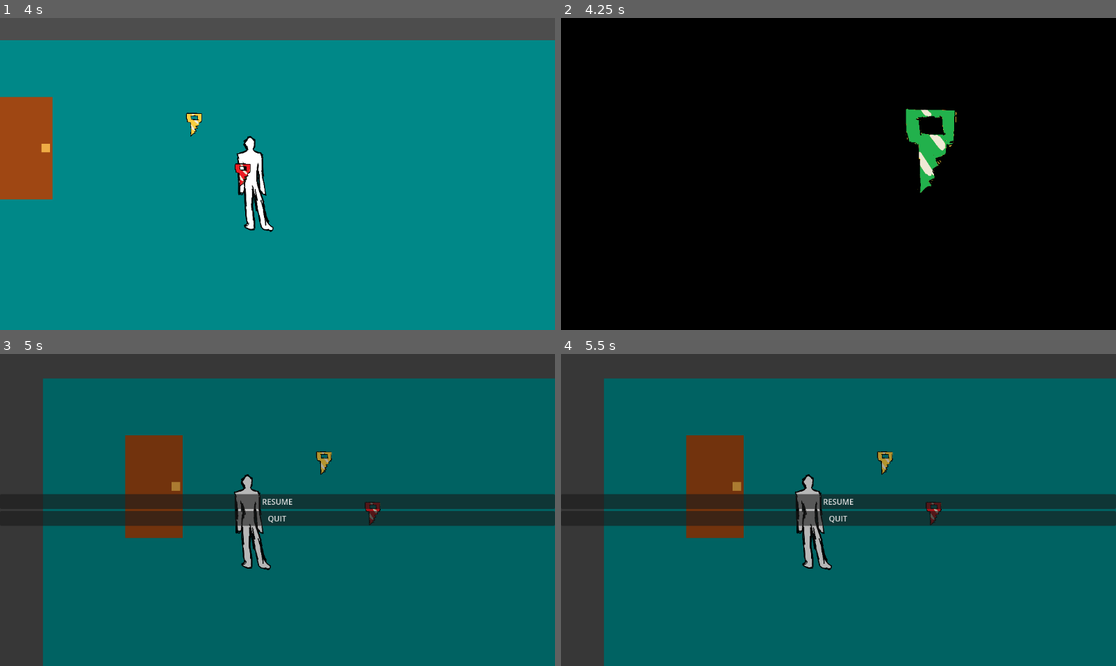
Above: before the commit, frames 1-4 (two rows, left to right).
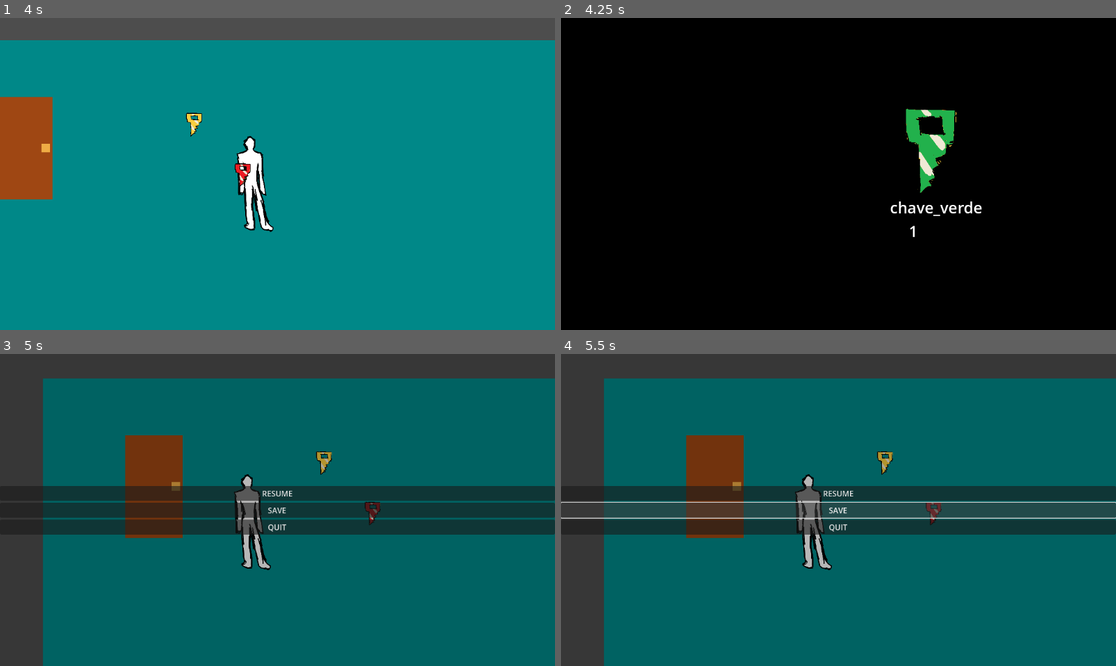
Above: after the commit, the same moments.

Repository: ThiagoAndradeFerraz/Prototype2024
Game: Godot game, scene res://levels/tests/test1.tscn
Two runs of this game, one before a commit and one after it. Both use one fixed random seed, a clock stepped at 60 frames per second and the inputs below. The project has no main scene, so this scene is started directly.
Inputs (mouse positions are in pixels of both pictures, inside the frame that each line leads up to):
- Up to frame 1 (4 s): tap Enter (select) at 0.5, 1.35, 2.85 s; hold D (move_right) 0.53-1.28 s; hold Enter (select) 0.53-1.28 s; tap E (action) at 0.6, 1.55, 2.1, 3.05, 3.6 s; hold S (move_down) 1.28-2.03 s; hold D (move_right) 2.03-2.78 s; hold Enter (select) 2.03-2.78 s; hold W (move_up) 2.78-3.53 s; hold A (move_left) from 3.53 s (still down); hold Enter (select) from 3.53 s (still down)
- Up to frame 2 (4.25 s): keep holding A (move_left); keep holding Enter (select); tap T (open_inventory) at 4.15 s
- Up to frame 3 (5 s): keep holding A (move_left); release Enter (select) at 4.28 s; tap Enter (select) at 4.35 s; tap E (action) at 4.55 s; tap Escape (pause) at 4.9 s
- Up to frame 4 (5.5 s): release A (move_left) at 5 s; click (838, 510) at 5 s, where only the run after the commit has a clickable "SAVE"

Frame 1 is identical in both runs. In frame 2, 0.3% of the frame differs, in the area x 59-76%, y 58-71%; in frame 3, 6.8%; in frame 4, 7.1%, in the area x 0-100%, y 42-58%.

Commit message:
colocando quantidade de itens no inventario

Diff:
--- a/UI/Inventory/inventory_ui.tscn
+++ b/UI/Inventory/inventory_ui.tscn
@@ -1,6 +1,7 @@
-[gd_scene load_steps=2 format=3 uid="uid://bjbbngpwsk3i6"]
+[gd_scene load_steps=3 format=3 uid="uid://bjbbngpwsk3i6"]
 
 [ext_resource type="Script" path="res://UI/Inventory/scripts/inventory_ui.gd" id="1_rcolq"]
+[ext_resource type="Texture2D" uid="uid://dinur4w1d1i8s" path="res://collectibles/key1/sprites/key1_inv.png" id="2_ermup"]
 
 [node name="inventory_ui" type="CanvasLayer"]
 process_mode = 3
@@ -40,6 +41,7 @@
 [node name="Sprite2D" type="Sprite2D" parent="inventoy_control/control_img_left"]
 position = Vector2(48, 124)
 scale = Vector2(0.155406, 0.155406)
+texture = ExtResource("2_ermup")
 
 [node name="control_img_center" type="Control" parent="inventoy_control"]
 layout_mode = 1
@@ -51,13 +53,45 @@
 offset_left = 120.0
 offset_top = -161.0
 offset_right = 285.0
-offset_bottom = 58.0
+offset_bottom = 92.0
 grow_horizontal = 2
 grow_vertical = 2
 
 [node name="Sprite2D" type="Sprite2D" parent="inventoy_control/control_img_center"]
 position = Vector2(70, 117)
 scale = Vector2(0.256757, 0.256757)
+texture = ExtResource("2_ermup")
+
+[node name="item_name" type="Label" parent="inventoy_control/control_img_center"]
+layout_mode = 1
+anchors_preset = 7
+anchor_left = 0.5
+anchor_top = 1.0
+anchor_right = 0.5
+anchor_bottom = 1.0
+offset_left = -28.0
+offset_top = -23.0
+offset_right = 28.0
+grow_horizontal = 2
+grow_vertical = 0
+theme_override_font_sizes/font_size = 32
+text = "aaaaaa"
+
+[node name="item_qtd" type="Label" parent="inventoy_control/control_img_center"]
+layout_mode = 1
+anchors_preset = 7
+anchor_left = 0.5
+anchor_top = 1.0
+anchor_right = 0.5
+anchor_bottom = 1.0
+offset_left = -56.5
+offset_top = 4.0
+offset_right = 57.5
+offset_bottom = 49.0
+grow_horizontal = 2
+grow_vertical = 0
+theme_override_font_sizes/font_size = 32
+text = "0x"
 
 [node name="control_img_right" type="Control" parent="inventoy_control"]
 layout_mode = 1
@@ -76,3 +110,4 @@
 [node name="Sprite2D" type="Sprite2D" parent="inventoy_control/control_img_right"]
 position = Vector2(48, 124)
 scale = Vector2(0.155406, 0.155406)
+texture = ExtResource("2_ermup")
--- a/UI/Inventory/scripts/inventory_ui.gd
+++ b/UI/Inventory/scripts/inventory_ui.gd
@@ -2,14 +2,21 @@
 
 var center_item_index : int = 0
 
-var slot_left : Sprite2D
-var slot_center : Sprite2D
-var slot_right : Sprite2D
+var slot_left_sprite : Sprite2D
+var slot_center_sprite : Sprite2D
+var slot_right_sprite : Sprite2D
+
+var slot_center_lbl_name : Label
+var slot_center_lbl_qty : Label
 
 func _ready():
-	slot_left = $"inventoy_control/control_img_left/Sprite2D"
-	slot_center = $"inventoy_control/control_img_center/Sprite2D"
-	slot_right = $"inventoy_control/control_img_right/Sprite2D"
+	slot_left_sprite = $"inventoy_control/control_img_left/Sprite2D"
+
+	slot_center_sprite = $"inventoy_control/control_img_center/Sprite2D"
+	slot_center_lbl_name = $"inventoy_control/control_img_center/item_name"
+	slot_center_lbl_qty = $"inventoy_control/control_img_center/item_qtd"
+
+	slot_right_sprite = $"inventoy_control/control_img_right/Sprite2D"
 
 	visible = false
 
@@ -95,35 +102,45 @@
 
 	# fill the center
 
-	slot_center.texture = InventoryManager.inventory[center_item_index].inventory_icon
-	slot_center.scale.x = 0.257
-	slot_center.scale.y = 0.257
+	slot_center_sprite.texture = InventoryManager.inventory[center_item_index].item.inventory_icon
+	slot_center_sprite.scale.x = 0.257
+	slot_center_sprite.scale.y = 0.257
+
+	slot_center_lbl_name.text = InventoryManager.inventory[center_item_index].item.name
+
+	if(not InventoryManager.inventory[center_item_index].item.can_have_multiple):
+		slot_center_lbl_qty.text = ""
+	else:
+		slot_center_lbl_qty.text = str(InventoryManager.inventory[center_item_index].quantity)
 
 	# if has right, fill right
 
 	if(InventoryManager.inventory.size() > 1):
 
 		if(center_item_index == InventoryManager.inventory.size() - 1):
-			slot_right.texture = InventoryManager.inventory[0].inventory_icon
+			slot_right_sprite.texture = InventoryManager.inventory[0].item.inventory_icon
 		else:
-			slot_right.texture = InventoryManager.inventory[center_item_index + 1].inventory_icon
+			slot_right_sprite.texture = InventoryManager.inventory[center_item_index + 1].item.inventory_icon
 
-		slot_right.scale.x = 0.155
-		slot_right.scale.y = 0.155
+		slot_right_sprite.scale.x = 0.155
+		slot_right_sprite.scale.y = 0.155
 
 	# if has 3 or more, fill left too
 
 	if(InventoryManager.inventory.size() >= 3):
 
 		if(center_item_index == 0):
-			slot_left.texture = InventoryManager.inventory[InventoryManager.inventory.size() - 1].inventory_icon
+			slot_left_sprite.texture = InventoryManager.inventory[InventoryManager.inventory.size() - 1].item.inventory_icon
 		else:
-			slot_left.texture = InventoryManager.inventory[center_item_index - 1].inventory_icon
+			slot_left_sprite.texture = InventoryManager.inventory[center_item_index - 1].item.inventory_icon
 
-		slot_left.scale.x = 0.155
-		slot_left.scale.y = 0.155
+		slot_left_sprite.scale.x = 0.155
+		slot_left_sprite.scale.y = 0.155
 
 func reset_ui():
-	slot_left.texture = null
-	slot_center.texture = null
-	slot_right.texture = null
+	slot_left_sprite.texture = null
+
+	slot_center_sprite.texture = null
+	slot_center_lbl_name.text = ""
+
+	slot_right_sprite.texture = null
--- a/UI/Pause/pause_menu.gd
+++ b/UI/Pause/pause_menu.gd
@@ -22,3 +22,7 @@
 func _on_quit_btn_pressed():
 
 	get_tree().quit()
+
+func _on_save_btn_pressed():
+
+	SaveManager.save_game()
--- a/UI/Pause/pause_menu.tscn
+++ b/UI/Pause/pause_menu.tscn
@@ -28,9 +28,14 @@
 layout_mode = 2
 text = "RESUME"
 
+[node name="save_btn" type="Button" parent="menu"]
+layout_mode = 2
+text = "SAVE"
+
 [node name="quit_btn" type="Button" parent="menu"]
 layout_mode = 2
 text = "QUIT"
 
 [connection signal="pressed" from="menu/resume_btn" to="." method="_on_resume_btn_pressed"]
+[connection signal="pressed" from="menu/save_btn" to="." method="_on_save_btn_pressed"]
 [connection signal="pressed" from="menu/quit_btn" to="." method="_on_quit_btn_pressed"]
--- a/entities/collectibles/key1/key1.tres
+++ b/collectibles/key1/key1.tres
@@ -1,8 +1,8 @@
 [gd_resource type="Resource" script_class="InventoryItem" load_steps=4 format=3 uid="uid://bocevla07e1l4"]
 
 [ext_resource type="Script" path="res://entities/inventory/inventory_item.gd" id="1_32waf"]
-[ext_resource type="Texture2D" uid="uid://dinur4w1d1i8s" path="res://entities/collectibles/key1/sprites/key1_inv.png" id="1_dbfqp"]
-[ext_resource type="Texture2D" uid="uid://t7euqv4u5ah4" path="res://entities/collectibles/key1/sprites/key1_world.png" id="3_8adxa"]
+[ext_resource type="Texture2D" uid="uid://dinur4w1d1i8s" path="res://collectibles/key1/sprites/key1_inv.png" id="1_dbfqp"]
+[ext_resource type="Texture2D" uid="uid://t7euqv4u5ah4" path="res://collectibles/key1/sprites/key1_world.png" id="3_8adxa"]
 
 [resource]
 script = ExtResource("1_32waf")
--- a/entities/collectibles/key1/key_1.tscn
+++ b/collectibles/key1/key_1.tscn
@@ -1,9 +1,9 @@
 [gd_scene load_steps=6 format=3 uid="uid://ql3sbkwqa520"]
 
 [ext_resource type="Script" path="res://entities/collectibles/collectible.gd" id="1_1cqck"]
-[ext_resource type="Resource" uid="uid://bocevla07e1l4" path="res://entities/collectibles/key1/key1.tres" id="2_cg73h"]
+[ext_resource type="Resource" uid="uid://bocevla07e1l4" path="res://collectibles/key1/key1.tres" id="2_cg73h"]
 [ext_resource type="PackedScene" uid="uid://cbrl12vom11n7" path="res://composition/interactible/interactible_handler.tscn" id="3_fbmev"]
-[ext_resource type="Texture2D" uid="uid://t7euqv4u5ah4" path="res://entities/collectibles/key1/sprites/key1_world.png" id="4_2kub3"]
+[ext_resource type="Texture2D" uid="uid://t7euqv4u5ah4" path="res://collectibles/key1/sprites/key1_world.png" id="4_2kub3"]
 
 [sub_resource type="RectangleShape2D" id="RectangleShape2D_cke65"]
 size = Vector2(34, 49)
--- a/entities/collectibles/key2/key_2.tres
+++ b/collectibles/key2/key_2.tres
@@ -1,7 +1,7 @@
 [gd_resource type="Resource" script_class="InventoryItem" load_steps=3 format=3 uid="uid://bkpvhsb30qnmo"]
 
 [ext_resource type="Script" path="res://entities/inventory/inventory_item.gd" id="1_7tcjn"]
-[ext_resource type="Texture2D" uid="uid://kuioakqke64j" path="res://entities/collectibles/key2/sprites/key2_inv.png" id="1_nihq5"]
+[ext_resource type="Texture2D" uid="uid://kuioakqke64j" path="res://collectibles/key2/sprites/key2_inv.png" id="1_nihq5"]
 
 [resource]
 script = ExtResource("1_7tcjn")
--- a/entities/collectibles/key2/key_2.tscn
+++ b/collectibles/key2/key_2.tscn
@@ -1,9 +1,9 @@
 [gd_scene load_steps=6 format=3 uid="uid://dsou2p5ornl5x"]
 
 [ext_resource type="Script" path="res://entities/collectibles/collectible.gd" id="1_50lm2"]
-[ext_resource type="Resource" uid="uid://bkpvhsb30qnmo" path="res://entities/collectibles/key2/key_2.tres" id="2_aa6am"]
+[ext_resource type="Resource" uid="uid://bkpvhsb30qnmo" path="res://collectibles/key2/key_2.tres" id="2_aa6am"]
 [ext_resource type="PackedScene" uid="uid://cbrl12vom11n7" path="res://composition/interactible/interactible_handler.tscn" id="3_yaavj"]
-[ext_resource type="Texture2D" uid="uid://chtrdwelldo5i" path="res://entities/collectibles/key2/sprites/key2_world.png" id="4_bsx20"]
+[ext_resource type="Texture2D" uid="uid://chtrdwelldo5i" path="res://collectibles/key2/sprites/key2_world.png" id="4_bsx20"]
 
 [sub_resource type="RectangleShape2D" id="RectangleShape2D_cke65"]
 size = Vector2(34, 49)
--- a/entities/collectibles/key3/key_3.tres
+++ b/collectibles/key3/key_3.tres
@@ -1,9 +1,10 @@
 [gd_resource type="Resource" script_class="InventoryItem" load_steps=3 format=3 uid="uid://dg5si4idefeeu"]
 
-[ext_resource type="Texture2D" uid="uid://b3t3njaer8jv1" path="res://entities/collectibles/key3/sprites/key3_inv.png" id="1_1efm4"]
+[ext_resource type="Texture2D" uid="uid://b3t3njaer8jv1" path="res://collectibles/key3/sprites/key3_inv.png" id="1_1efm4"]
 [ext_resource type="Script" path="res://entities/inventory/inventory_item.gd" id="2_bq4e2"]
 
 [resource]
 script = ExtResource("2_bq4e2")
 name = "chave_verde"
 inventory_icon = ExtResource("1_1efm4")
+can_have_multiple = true
--- a/entities/collectibles/key3/key_3.tscn
+++ b/collectibles/key3/key_3.tscn
@@ -1,9 +1,9 @@
 [gd_scene load_steps=6 format=3 uid="uid://cfwpfu87uirgk"]
 
 [ext_resource type="Script" path="res://entities/collectibles/collectible.gd" id="1_y47ol"]
-[ext_resource type="Resource" uid="uid://dg5si4idefeeu" path="res://entities/collectibles/key3/key_3.tres" id="2_ht6uc"]
+[ext_resource type="Resource" uid="uid://dg5si4idefeeu" path="res://collectibles/key3/key_3.tres" id="2_ht6uc"]
 [ext_resource type="PackedScene" uid="uid://cbrl12vom11n7" path="res://composition/interactible/interactible_handler.tscn" id="3_clapl"]
-[ext_resource type="Texture2D" uid="uid://bkdfx2tn38t8n" path="res://entities/collectibles/key3/sprites/key3_world.png" id="4_xydbe"]
+[ext_resource type="Texture2D" uid="uid://bkdfx2tn38t8n" path="res://collectibles/key3/sprites/key3_world.png" id="4_xydbe"]
 
 [sub_resource type="RectangleShape2D" id="RectangleShape2D_cke65"]
 size = Vector2(34, 49)
--- a/entities/collectibles/collectible.tscn
+++ b/entities/collectibles/collectible.tscn
@@ -1,7 +1,7 @@
 [gd_scene load_steps=3 format=3 uid="uid://b8v8jmo0n3tsp"]
 
 [ext_resource type="PackedScene" uid="uid://cbrl12vom11n7" path="res://composition/interactible/interactible_handler.tscn" id="1_4xrr8"]
-[ext_resource type="Texture2D" uid="uid://t7euqv4u5ah4" path="res://entities/collectibles/key1/sprites/key1_world.png" id="2_u8ytw"]
+[ext_resource type="Texture2D" uid="uid://t7euqv4u5ah4" path="res://collectibles/key1/sprites/key1_world.png" id="2_u8ytw"]
 
 [node name="Collectible" type="StaticBody2D"]
 
--- a/entities/inventory/inventory_item.gd
+++ b/entities/inventory/inventory_item.gd
@@ -4,3 +4,4 @@
 
 @export var name : String
 @export var inventory_icon : Texture2D
+@export var can_have_multiple : bool
--- /dev/null
+++ b/entities/inventory/item_container.gd
@@ -0,0 +1,15 @@
+extends Node
+
+class_name ItemContainer
+
+# this class encapsulates the item and extra info like quantity
+
+var item : InventoryItem
+var quantity : int
+
+func add_quantity():
+	quantity = quantity + 1
+
+func subtract_quantity():
+
+	pass
--- a/levels/tests/test1.tscn
+++ b/levels/tests/test1.tscn
@@ -1,11 +1,11 @@
 [gd_scene load_steps=7 format=3 uid="uid://bobra2wgp1ay2"]
 
 [ext_resource type="PackedScene" uid="uid://gmajxo6xnsp7" path="res://entities/player/player.tscn" id="1_tfhi3"]
-[ext_resource type="PackedScene" uid="uid://ql3sbkwqa520" path="res://entities/collectibles/key1/key_1.tscn" id="2_e6osf"]
-[ext_resource type="Resource" uid="uid://bocevla07e1l4" path="res://entities/collectibles/key1/key1.tres" id="2_krm4h"]
+[ext_resource type="PackedScene" uid="uid://ql3sbkwqa520" path="res://collectibles/key1/key_1.tscn" id="2_e6osf"]
+[ext_resource type="Resource" uid="uid://bocevla07e1l4" path="res://collectibles/key1/key1.tres" id="2_krm4h"]
 [ext_resource type="PackedScene" uid="uid://4cu0bhafaefa" path="res://entities/door/door.tscn" id="2_uvjts"]
-[ext_resource type="PackedScene" uid="uid://dsou2p5ornl5x" path="res://entities/collectibles/key2/key_2.tscn" id="5_xk41y"]
-[ext_resource type="PackedScene" uid="uid://cfwpfu87uirgk" path="res://entities/collectibles/key3/key_3.tscn" id="6_3x00j"]
+[ext_resource type="PackedScene" uid="uid://dsou2p5ornl5x" path="res://collectibles/key2/key_2.tscn" id="5_xk41y"]
+[ext_resource type="PackedScene" uid="uid://cfwpfu87uirgk" path="res://collectibles/key3/key_3.tscn" id="6_3x00j"]
 
 [node name="Test1" type="Node"]
 
--- a/managers/inventory_manager.gd
+++ b/managers/inventory_manager.gd
@@ -2,21 +2,61 @@
 
 class_name InvManager
 
-var inventory : Array[InventoryItem]
+#var inventory : Array[InventoryItem]
+var inventory : Array[ItemContainer]
 
 var expected_item : InventoryItem # expected item to compare with the selected one, like a specific key
 
+func _ready():
+	add_to_group("persist") # info will be saved
+
 func add_item(item : InventoryItem) -> void:
-	print(item.get_path())
-	inventory.append(item)
+	#print(item.get_path())
+
+	var index_of_item_found = search_item(item.get_path())
+
+	if(index_of_item_found == null):
+		var ic : ItemContainer = ItemContainer.new()
+		ic.item = item
+		ic.quantity = 1
+
+		inventory.append(ic)
+	else:
+		inventory[index_of_item_found].add_quantity()
+
+func search_item(item_res_path : String):
+
+	var ix : int = 0
+
+	for i in inventory:
+
+		if(i.item.get_path() == item_res_path):
+			return ix # return index of found
+		else:
+			ix = ix + 1
+
+	return null # haven't found
 
 func set_expected_item(item_to_expect : InventoryItem):
 	expected_item = item_to_expect
 
 func compare_selected_with_expected(index : int) -> bool:
 
-	if(inventory[index].get_path() == expected_item.get_path()):
+	if(inventory[index].item.get_path() == expected_item.get_path()):
 		inventory.remove_at(index)
 		return true
 	else:
 		return false
+
+func save() -> Dictionary:
+
+	var itens : PackedStringArray = []
+
+	for i in inventory:
+		itens.append(i.get_path())
+
+	var save_dict : Dictionary = {
+		"inventory": itens
+	}
+
+	return save_dict
--- /dev/null
+++ b/managers/save_manager.gd
@@ -0,0 +1,42 @@
+extends Node
+
+class_name SaveMng
+
+func _ready():
+	load_game()
+
+func save_game():
+
+	var save_file = FileAccess.open("user://savegame.save", FileAccess.WRITE)
+
+	var save_nodes = get_tree().get_nodes_in_group("persist")
+
+	for node in save_nodes:
+
+		print(node.name)
+
+		# if node.scene_file_path.is_empty():
+		# 	print("persistent node '%s' is not an instanced scene, skipped" % node.name)
+		# 	continue
+
+		# Check the node has a save function.
+		if !node.has_method("save"):
+			print("persistent node '%s' is missing a save() function, skipped" % node.name)
+			continue
+
+		# Call the node's save function.
+		var node_data = node.call("save")
+
+		# JSON provides a static method to serialized JSON string.
+		var json_string = JSON.stringify(node_data)
+
+		# Store the save dictionary as a new line in the save file.
+		save_file.store_line(json_string)
+
+		print(json_string)
+
+func load_game():
+	if not FileAccess.file_exists("user://savegame.save"):
+		print("aaaa")
+	else:
+		print("qqqqqqq")
--- a/project.godot
+++ b/project.godot
@@ -20,6 +20,7 @@
 InventoryUi="*res://UI/Inventory/inventory_ui.tscn"
 InventoryManager="*res://managers/inventory_manager.gd"
 EventManager="*res://managers/event_bus.gd"
+SaveManager="*res://managers/save_manager.gd"
 
 [input]
 
Renamed: entities/collectibles/key1/sprites/key1_inv.png -> collectibles/key1/sprites/key1_inv.png
Not shown, changed: collectibles/key1/sprites/key1_inv.png.import
Renamed: entities/collectibles/key1/sprites/key1_world.png -> collectibles/key1/sprites/key1_world.png
Not shown, changed: collectibles/key1/sprites/key1_world.png.import
Renamed: entities/collectibles/key2/sprites/key2_inv.png -> collectibles/key2/sprites/key2_inv.png
Not shown, changed: collectibles/key2/sprites/key2_inv.png.import
Renamed: entities/collectibles/key2/sprites/key2_world.png -> collectibles/key2/sprites/key2_world.png
Not shown, changed: collectibles/key2/sprites/key2_world.png.import
Renamed: entities/collectibles/key3/sprites/key3_inv.png -> collectibles/key3/sprites/key3_inv.png
Not shown, changed: collectibles/key3/sprites/key3_inv.png.import
Renamed: entities/collectibles/key3/sprites/key3_world.png -> collectibles/key3/sprites/key3_world.png
Not shown, changed: collectibles/key3/sprites/key3_world.png.import
